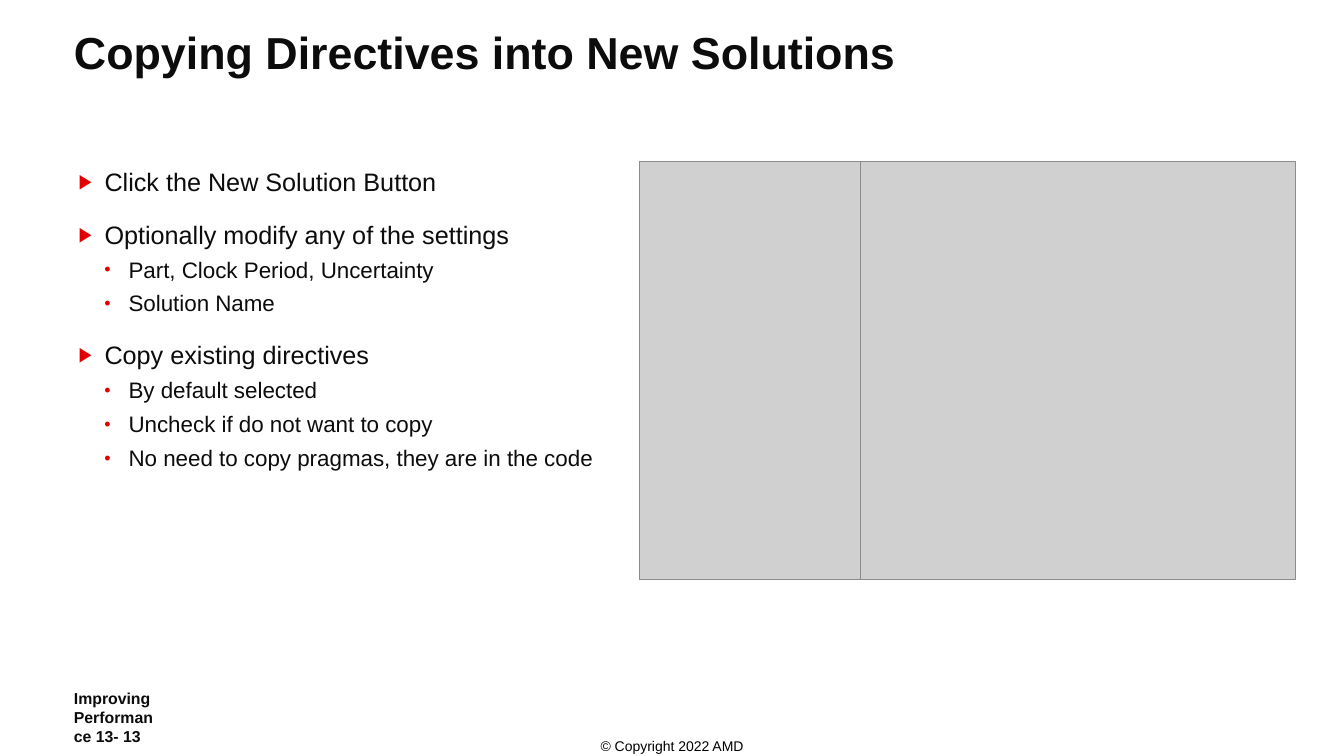
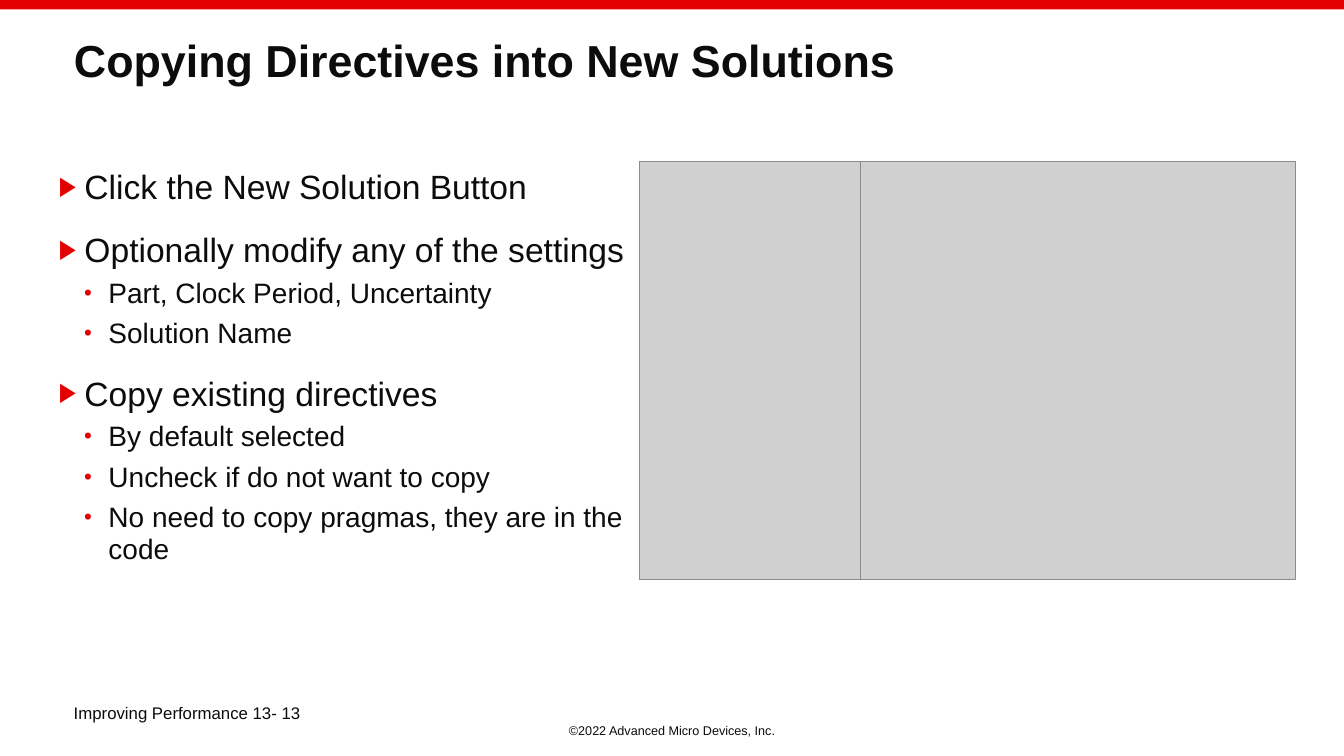
Before and after one commit to ChunxuGuo/High-Level-Synthesis-Flow-on-Zynq-using-Vitis-HLS, a slide deck: slide 13 of vitis_slides/13_Improving_Performance.PPTX. Drawn at 1344x756 pixels with LibreOffice and Linux fonts; fonts in the diff are those of the drawing; grey boxes stand for pictures; background and template pictures are left out. Boxes give left, top, right and bottom in pixels: in the first picture for what was removed or moved away, otherwise in the second. Text is boxed around its words. In the diff, an @@ line names an element or a change of style, - is before the commit and + after.

```diff
--- a/vitis_slides/13_Improving_Performance.PPTX
+++ b/vitis_slides/13_Improving_Performance.PPTX
@@ rectangle added at (0,0,1344,9), fill #E20000 @@
@@ title "Copying Directives into New Solutions": place and size @@
-title "Copying Directives into New Solutions" at (74,36,895,78)
+title "Copying Directives into New Solutions" at (74,44,895,86)
@@ text "Click the New Solution Button": place and size @@
-text "Click the New Solution Button" at (105,172,592,471)
+text "Click the New Solution Button" at (84,174,624,560)
@@ text "Click the New Solution Button" at (84,174,624,560): size 18 to 24 pt in "Click the New Solution Button", "Optionally modify any of the settings", "Copy existing directives"; size 16 to 20 pt in "Part, Clock Period, Uncertainty", "Solution Name", "By default selected", "Uncheck if do not want to copy" and 1 more places @@
@@ text at (74,707,301,723): size 11.3 to 12 pt, bold off; vertical alignment middle to top @@
@@ text at (569,726,775,737): text changed; size 10 to 9 pt; text colour #000000 to #0C0C0C @@
-© Copyright 2022 AMD
+©2022 Advanced Micro Devices, Inc.
```
Also in this commit, not shown: 84 other slides changed, 2 slides added, 9 other files.
